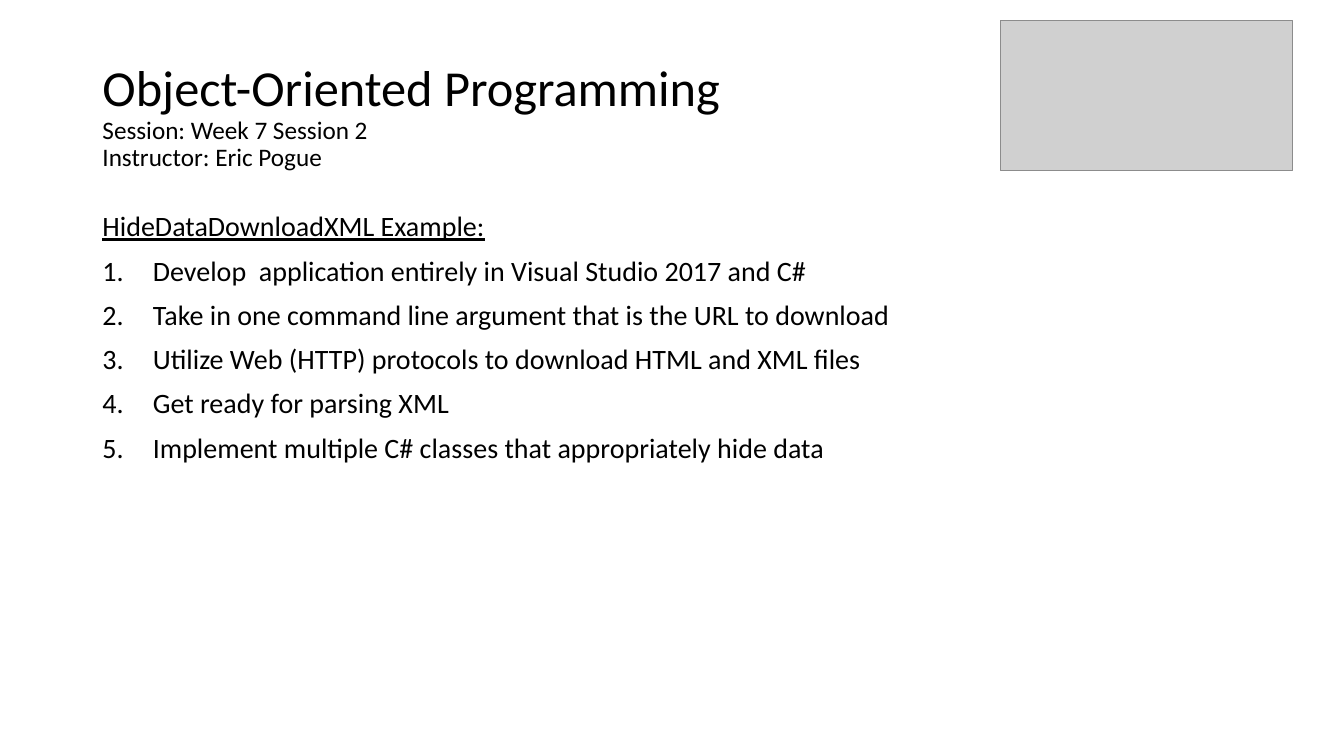
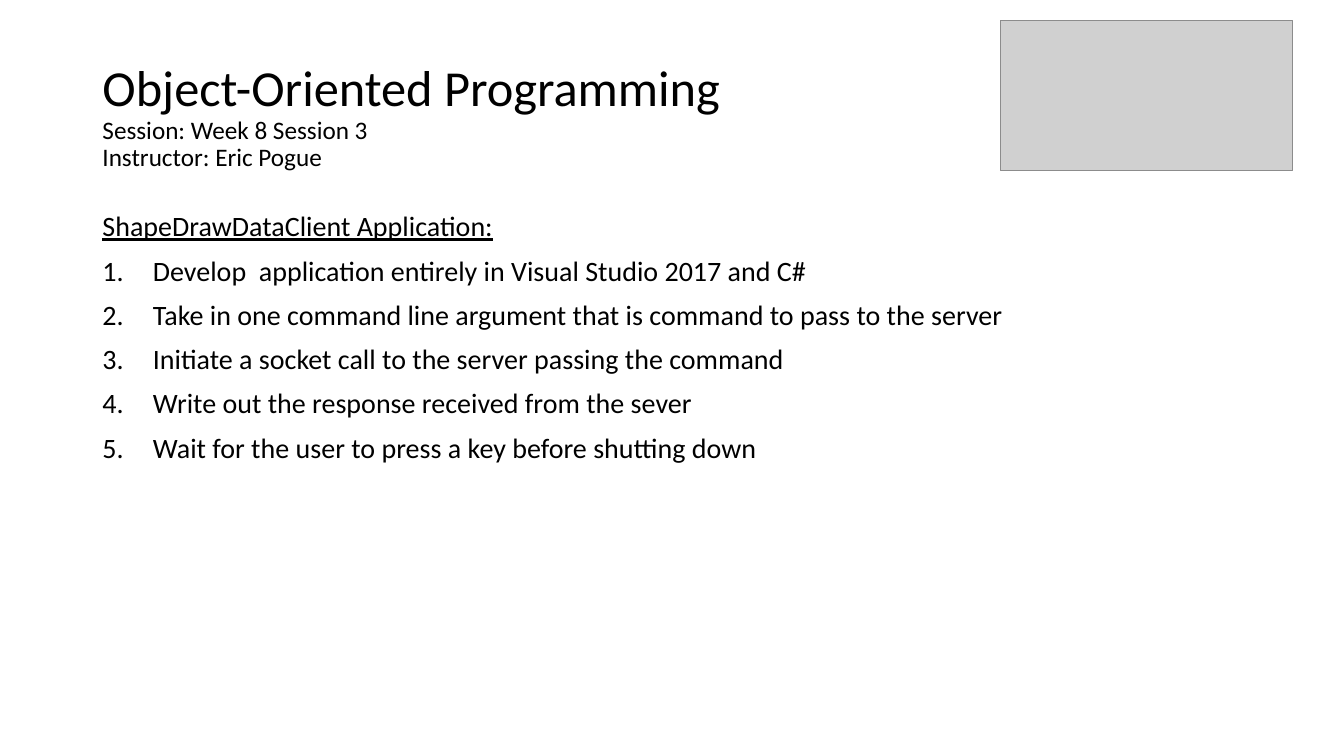
Before and after one commit to EricJPogue/www-epogue-info, a slide deck: slide 40 of CPSC-24500/Week08/2017SpringW08Slides.pptx (slide 24 before the commit). Drawn at 1344x756 pixels with LibreOffice and Linux fonts; fonts in the diff are those of the drawing; grey boxes stand for pictures. Boxes give left, top, right and bottom in pixels: in the first picture for what was removed or moved away, otherwise in the second. Text is boxed around its words. In the diff, an @@ line names an element or a change of style, - is before the commit and + after.

```diff
--- a/CPSC-24500/Week08/2017SpringW08Slides.pptx
+++ b/CPSC-24500/Week08/2017SpringW08Slides.pptx
@@ title at [102,71,720,171]: text changed @@
-Object-Oriented Programming
-Session: Week 7 Session 2
-Instructor: Eric Pogue
+Object-Oriented Programming
+Session: Week 8 Session 3
+Instructor: Eric Pogue
@@ text at [102,216,493,241]: text changed @@
-HideDataDownloadXML Example:
+ShapeDrawDataClient Application:
@@ text at [153,305,1002,463]: text changed @@
-2. Take in one command line argument that is the URL to download
-3. Utilize Web (HTTP) protocols to download HTML and XML files
-4. Get ready for parsing XML
-5. Implement multiple C# classes that appropriately hide data
+2. Take in one command line argument that is command to pass to the server
+3. Initiate a socket call to the server passing the command
+4. Write out the response received from the sever
+5. Wait for the user to press a key before shutting down
```
Also in this commit, not shown: 6 other slides changed, 17 slides added, 14 slides removed, 6 other files.
